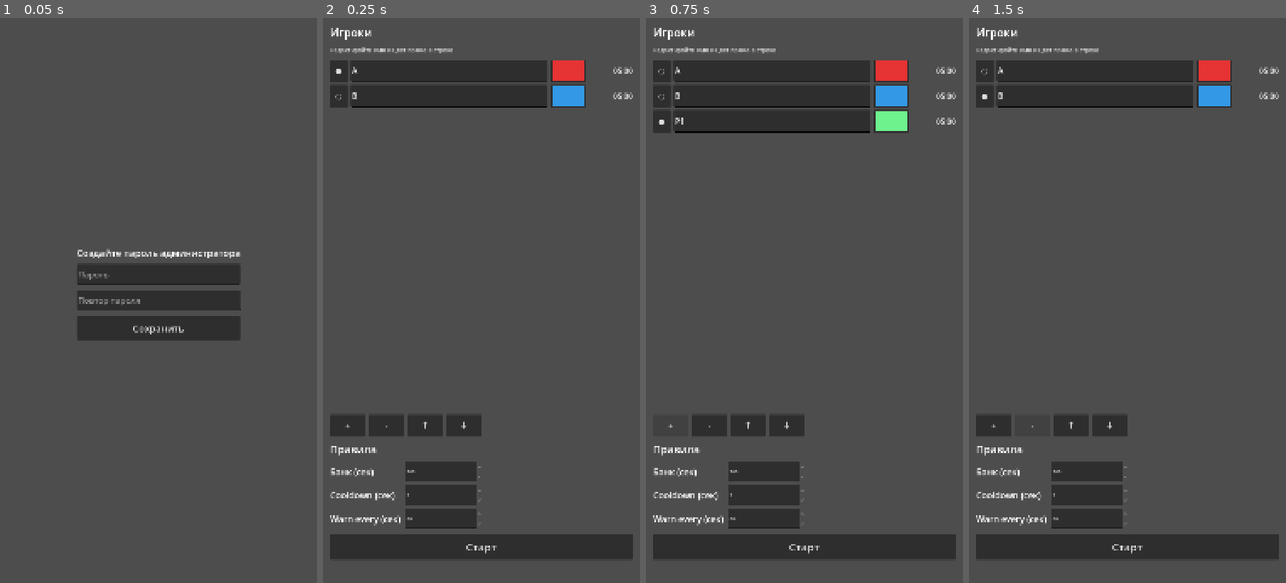
Above: before the commit, frames 1-4 (left to right).
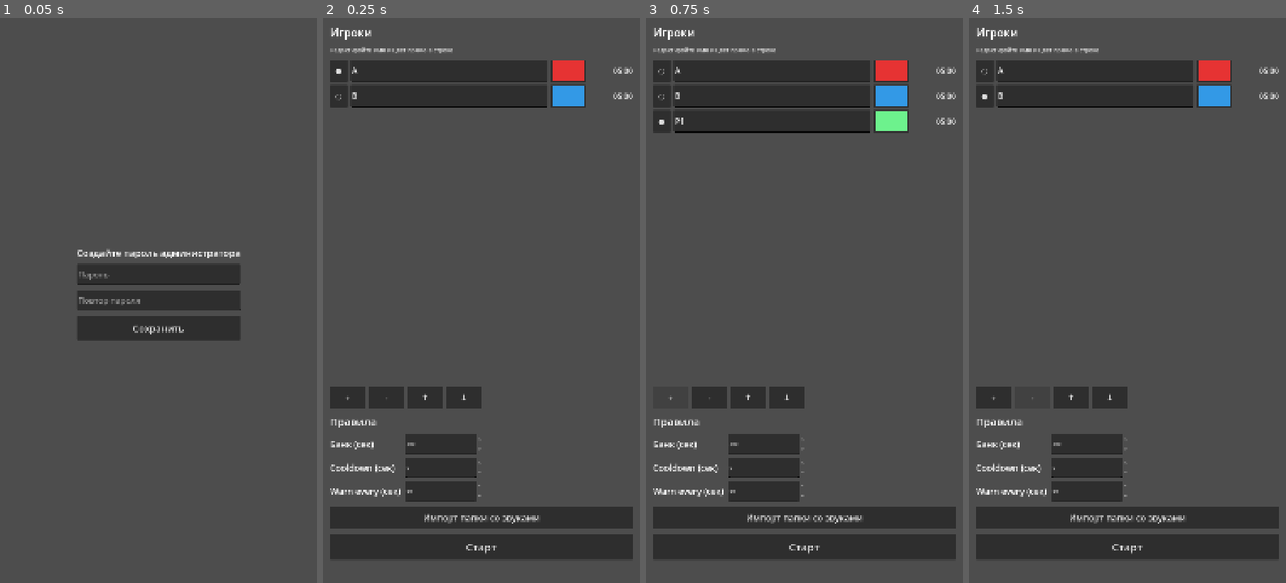
Above: after the commit, the same moments.

Repository: PhysicistLeon/turnboard-timebank
Game: Godot game, scene res://ui/Main.tscn
The game is run twice, just before and just after one commit, with the same random seed, the same clock (stepped at 60 frames per second) and the same inputs.
Inputs:
- Up to frame 1 (0.05 s): no input
- Up to frame 2 (0.25 s): no input
- Up to frame 3 (0.75 s): click "+" at 0.5 s
- Up to frame 4 (1.5 s): click "-" at 1.25 s

Frame 1 is identical in both runs. In frame 2, 8.2% of the frame differs, in the area x 2-98%, y 65-91%; in frame 3, 7.5%; in frame 4, 7.4%.

Commit message:
Limit click sounds to BigBtn and add runtime sound folder import

Diff:
--- a/autoload/GameController.gd
+++ b/autoload/GameController.gd
@@ -11,7 +11,6 @@
 var storage = StorageScript.new()
 var event_logger = LoggerScript.new()
 var sound = SoundServiceScript.new()
-var _ui_click_player: AudioStreamPlayer = AudioStreamPlayer.new()
 
 var state := Model.GameState.new()
 var seq: int = 1
@@ -22,8 +21,6 @@
 
 func _ready() -> void:
 	add_child(sound)
-	add_child(_ui_click_player)
-	_ui_click_player.stream = load(UI_CLICK_PATH) as AudioStream
 
 	storage.load_cfg()
 	seq = storage.get_log_seq()
@@ -71,7 +68,6 @@
 
 	if cmd.get("type", "") == Const.CMD_TAP and state.phase == Const.Phase.RUNNING:
 		_play_tap_for_current()
-		Input.vibrate_handheld(60, -1.0)
 
 	var had_events: bool = false
 	for ev in result["events"]:
@@ -83,11 +79,13 @@
 		state_changed.emit(state)
 
 func play_ui_click() -> void:
-	if _ui_click_player.stream != null:
-		_ui_click_player.stop()
-		_ui_click_player.play()
 	if OS.get_name() == "Android" or OS.get_name() == "iOS":
 		Input.vibrate_handheld(30, 0.7)
+
+func play_random_big_button_sound() -> void:
+	sound.play_random_from_library(UI_CLICK_PATH)
+	if OS.get_name() == "Android" or OS.get_name() == "iOS":
+		Input.vibrate_handheld(60, -1.0)
 
 func _apply_and_log_if_needed(ev: Dictionary, write_log: bool) -> void:
 	if write_log:
--- a/infra/SoundService.gd
+++ b/infra/SoundService.gd
@@ -1,10 +1,15 @@
 extends Node
 class_name SoundService
 
+const LIBRARY_DIR := "user://sounds"
+
 @onready var player: AudioStreamPlayer = AudioStreamPlayer.new()
+var _mp3_paths: Array[String] = []
 
 func _ready() -> void:
 	add_child(player)
+	_ensure_library_dir()
+	refresh_library()
 
 func play_stream(stream: AudioStream) -> void:
 	if stream == null:
@@ -13,10 +18,90 @@
 	player.stream = stream
 	player.play()
 
+func play_random_from_library(fallback_path: String) -> void:
+	if _mp3_paths.is_empty():
+		play_stream(load(fallback_path) as AudioStream)
+		return
+
+	var path := _mp3_paths.pick_random()
+	var stream := load_audio_from_path(path)
+	if stream == null:
+		play_stream(load(fallback_path) as AudioStream)
+		return
+	play_stream(stream)
+
+func refresh_library() -> void:
+	_mp3_paths.clear()
+	for f in DirAccess.get_files_at(LIBRARY_DIR):
+		if f.get_extension().to_lower() == "mp3":
+			_mp3_paths.append(LIBRARY_DIR.path_join(f))
+
+func import_mp3_folder(folder_path_or_uri: String) -> Dictionary:
+	_ensure_library_dir()
+	var imported := 0
+	var failed := 0
+
+	for source_path in _collect_mp3_sources(folder_path_or_uri):
+		var bytes := FileAccess.get_file_as_bytes(source_path)
+		if bytes.is_empty():
+			failed += 1
+			continue
+
+		var file_name := source_path.get_file()
+		if file_name.is_empty() or file_name.get_extension().to_lower() != "mp3":
+			file_name = "sound_%s.mp3" % str(Time.get_ticks_usec())
+
+		var dst := _make_unique_dst_path(file_name)
+		var out := FileAccess.open(dst, FileAccess.WRITE)
+		if out == null:
+			failed += 1
+			continue
+		out.store_buffer(bytes)
+		imported += 1
+
+	refresh_library()
+	return {
+		"imported": imported,
+		"failed": failed,
+		"total": imported + failed,
+		"library_count": _mp3_paths.size()
+	}
+
+func _ensure_library_dir() -> void:
+	DirAccess.make_dir_recursive_absolute(LIBRARY_DIR)
+
+func _collect_mp3_sources(folder_path_or_uri: String) -> Array[String]:
+	var result: Array[String] = []
+	for file_name in DirAccess.get_files_at(folder_path_or_uri):
+		if file_name.get_extension().to_lower() != "mp3":
+			continue
+		var src := folder_path_or_uri.path_join(file_name)
+		result.append(src)
+	return result
+
+func _make_unique_dst_path(file_name: String) -> String:
+	var dot := file_name.rfind(".")
+	var base := file_name
+	var ext := ""
+	if dot > 0:
+		base = file_name.substr(0, dot)
+		ext = file_name.substr(dot)
+
+	var candidate := LIBRARY_DIR.path_join(file_name)
+	var index := 1
+	while FileAccess.file_exists(candidate):
+		candidate = LIBRARY_DIR.path_join("%s_%d%s" % [base, index, ext])
+		index += 1
+	return candidate
+
 func load_audio_from_path(path_or_uri: String) -> AudioStream:
 	var lower: String = path_or_uri.to_lower()
 	if lower.ends_with(".mp3"):
-		var s: AudioStreamMP3 = AudioStreamMP3.load_from_file(path_or_uri)
+		var bytes := FileAccess.get_file_as_bytes(path_or_uri)
+		if bytes.is_empty():
+			return null
+		var s := AudioStreamMP3.new()
+		s.data = bytes
 		return s
 	if lower.ends_with(".ogg"):
 		var s2: AudioStreamOggVorbis = AudioStreamOggVorbis.load_from_file(path_or_uri)
--- a/ui/Game.gd
+++ b/ui/Game.gd
@@ -39,9 +39,8 @@
 	time_lbl.text = Util.ms_to_mmss(s.derive_current_bank_ms(now))
 
 func _tap() -> void:
-	GameController.play_ui_click()
+	GameController.play_random_big_button_sound()
 	GameController.dispatch({"type": Const.CMD_TAP})
 
 func _pause() -> void:
-	GameController.play_ui_click()
 	GameController.dispatch({"type": Const.CMD_TECH_PAUSE_ON, "reason": "manual"})
--- a/ui/PasswordSetup.gd
+++ b/ui/PasswordSetup.gd
@@ -10,7 +10,6 @@
 	$VBox/SaveBtn.pressed.connect(_save)
 
 func _save() -> void:
-	GameController.play_ui_click()
 	var a: String = pass1.text
 	var b: String = pass2.text
 	if a.length() < 3:
--- a/ui/Pause.gd
+++ b/ui/Pause.gd
@@ -37,15 +37,12 @@
 	$VBox/AdminActions.visible = s.admin_mode
 
 func _continue() -> void:
-	GameController.play_ui_click()
 	GameController.dispatch({"type": Const.CMD_TECH_PAUSE_OFF})
 
 func _new_game() -> void:
-	GameController.play_ui_click()
 	GameController.dispatch({"type": Const.CMD_NEW_GAME})
 
 func _admin_auth() -> void:
-	GameController.play_ui_click()
 	var entered_password: String = admin_pass.text
 	if entered_password.strip_edges() == "":
 		admin_status.text = "Введите пароль"
@@ -62,9 +59,7 @@
 	_admin_auth()
 
 func _undo() -> void:
-	GameController.play_ui_click()
 	GameController.dispatch({"type": Const.CMD_UNDO})
 
 func _reverse() -> void:
-	GameController.play_ui_click()
 	GameController.dispatch({"type": Const.CMD_ORDER_REVERSE})
--- a/ui/Setup.gd
+++ b/ui/Setup.gd
@@ -17,6 +17,7 @@
 	$VBox/HBox1/UpBtn.pressed.connect(_move_up)
 	$VBox/HBox1/DownBtn.pressed.connect(_move_down)
 
+	$VBox/ImportSoundsBtn.pressed.connect(_import_sounds_folder)
 	$VBox/StartBtn.pressed.connect(_start)
 
 	bank.min_value = 10
@@ -60,7 +61,6 @@
 	select_btn.add_theme_font_size_override("font_size", 26)
 	select_btn.pressed.connect(func() -> void:
 		_selected_index = idx
-		GameController.play_ui_click()
 		_render(GameController.state)
 	)
 	row.add_child(select_btn)
@@ -84,7 +84,6 @@
 	color_btn.color_changed.connect(func(new_color: Color) -> void:
 		if GameController.state.players.has(player.name):
 			(GameController.state.players[player.name] as Model.Player).color = new_color
-		GameController.play_ui_click()
 	)
 	row.add_child(color_btn)
 
@@ -129,11 +128,9 @@
 			s.order[i] = new_name
 
 	err.text = ""
-	GameController.play_ui_click()
 	_render(s)
 
 func _add_player() -> void:
-	GameController.play_ui_click()
 	var s: Model.GameState = GameController.state
 	var base := "P"
 	var i := 1
@@ -151,7 +148,6 @@
 	_render(s)
 
 func _remove_player() -> void:
-	GameController.play_ui_click()
 	var s: Model.GameState = GameController.state
 	if s.order.is_empty() or _selected_index < 0:
 		return
@@ -164,7 +160,6 @@
 	_render(s)
 
 func _move_up() -> void:
-	GameController.play_ui_click()
 	var s: Model.GameState = GameController.state
 	if s.order.size() < 2 or _selected_index <= 0:
 		return
@@ -176,7 +171,6 @@
 	_render(s)
 
 func _move_down() -> void:
-	GameController.play_ui_click()
 	var s: Model.GameState = GameController.state
 	if s.order.size() < 2 or _selected_index < 0 or _selected_index >= s.order.size() - 1:
 		return
@@ -188,7 +182,6 @@
 	_render(s)
 
 func _start() -> void:
-	GameController.play_ui_click()
 	var s: Model.GameState = GameController.state
 	s.rules.bank_initial_ms = int(bank.value) * 1000
 	s.rules.cooldown_ms = int(cd.value) * 1000
@@ -199,3 +192,27 @@
 
 	err.text = ""
 	GameController.dispatch({"type": Const.CMD_START_GAME})
+
+func _import_sounds_folder() -> void:
+	if not DisplayServer.has_feature(DisplayServer.FEATURE_NATIVE_DIALOG_FILE):
+		err.text = "Системный файл-диалог недоступен на этой платформе"
+		return
+
+	DisplayServer.file_dialog_show(
+		"Выберите папку со звуками",
+		"",
+		"",
+		false,
+		DisplayServer.FILE_DIALOG_MODE_OPEN_DIR,
+		PackedStringArray(),
+		func(ok: bool, selected: PackedStringArray, _filter_idx: int) -> void:
+			if not ok or selected.is_empty():
+				return
+			var result: Dictionary = GameController.sound.import_mp3_folder(selected[0])
+			err.text = "Импорт: %d/%d, ошибок: %d, в библиотеке: %d" % [
+				int(result.get("imported", 0)),
+				int(result.get("total", 0)),
+				int(result.get("failed", 0)),
+				int(result.get("library_count", 0))
+			]
+	)
--- a/ui/Setup.tscn
+++ b/ui/Setup.tscn
@@ -114,6 +114,12 @@
 layout_mode = 2
 theme_override_font_sizes/font_size = 32
 
+[node name="ImportSoundsBtn" type="Button" parent="VBox"]
+custom_minimum_size = Vector2(0, 76)
+layout_mode = 2
+theme_override_font_sizes/font_size = 30
+text = "Импорт папки со звуками"
+
 [node name="StartBtn" type="Button" parent="VBox"]
 custom_minimum_size = Vector2(0, 88)
 layout_mode = 2
